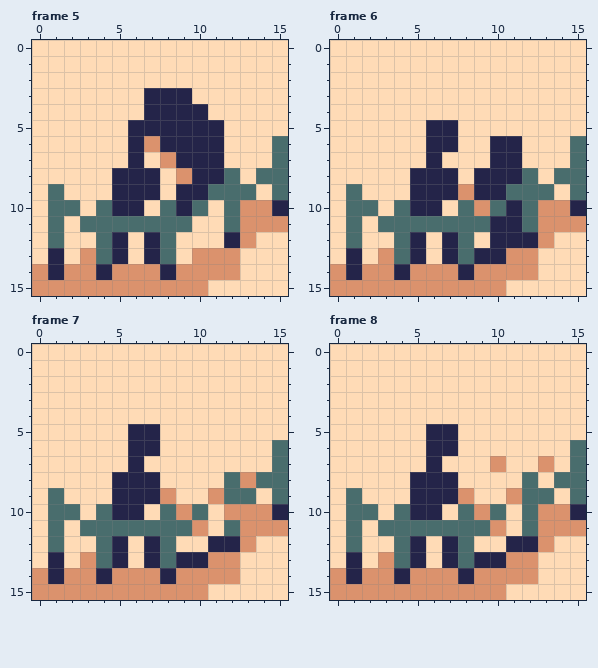
A pixel-art file gets an edit: assets/working files/tiles/earth_digsite_smear.aseprite. This is how it looked before the edit.
16x16 pixels, 9 frames. Shown: frame 5, frame 6, frame 7, frame 8. The commit also changed other frames, which this record leaves out.
After the commit:
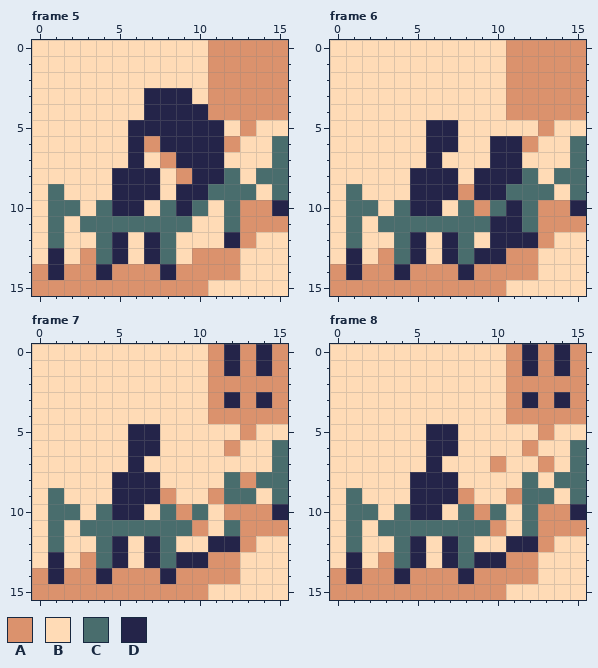
Palette (. is transparent): A #db926d  B #ffdbb6  C #496d6d  D #242449
From the commit log: Smear frame sprite sheets
From old to new:
layer "og colours/Speech bubble" added
layer "og colours/Ex2" added
Frame 5, layer "og colours/Speech bubble":
y 0..4: x 11..15 BBBBB -> AAAAA
y 5: x 13 B -> A
y 6: x 12 B -> A
Frame 6, layer "og colours/Speech bubble": the same change as frame 5
Frame 7, layers "og colours/Ex2", "og colours/Speech bubble":
y 0..1: x 11..15 BBBBB -> ADADA
y 2: x 11..15 BBBBB -> AAAAA
y 3: x 11..15 BBBBB -> ADADA
y 4: x 11..15 BBBBB -> AAAAA
y 5: x 13 B -> A
y 6: x 12 B -> A
Frame 8, layers "og colours/Ex2", "og colours/Speech bubble": the same change as frame 7
